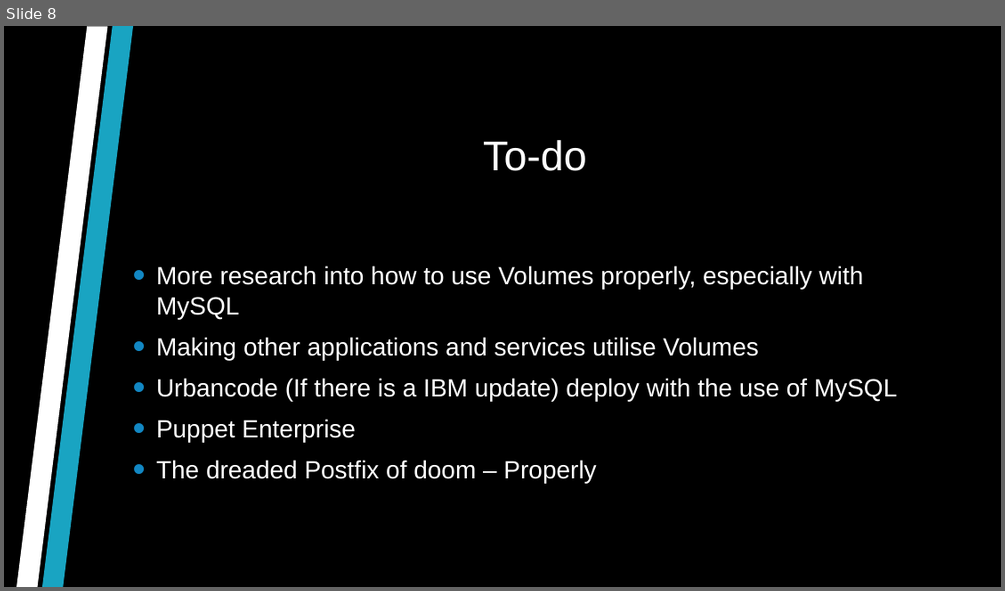
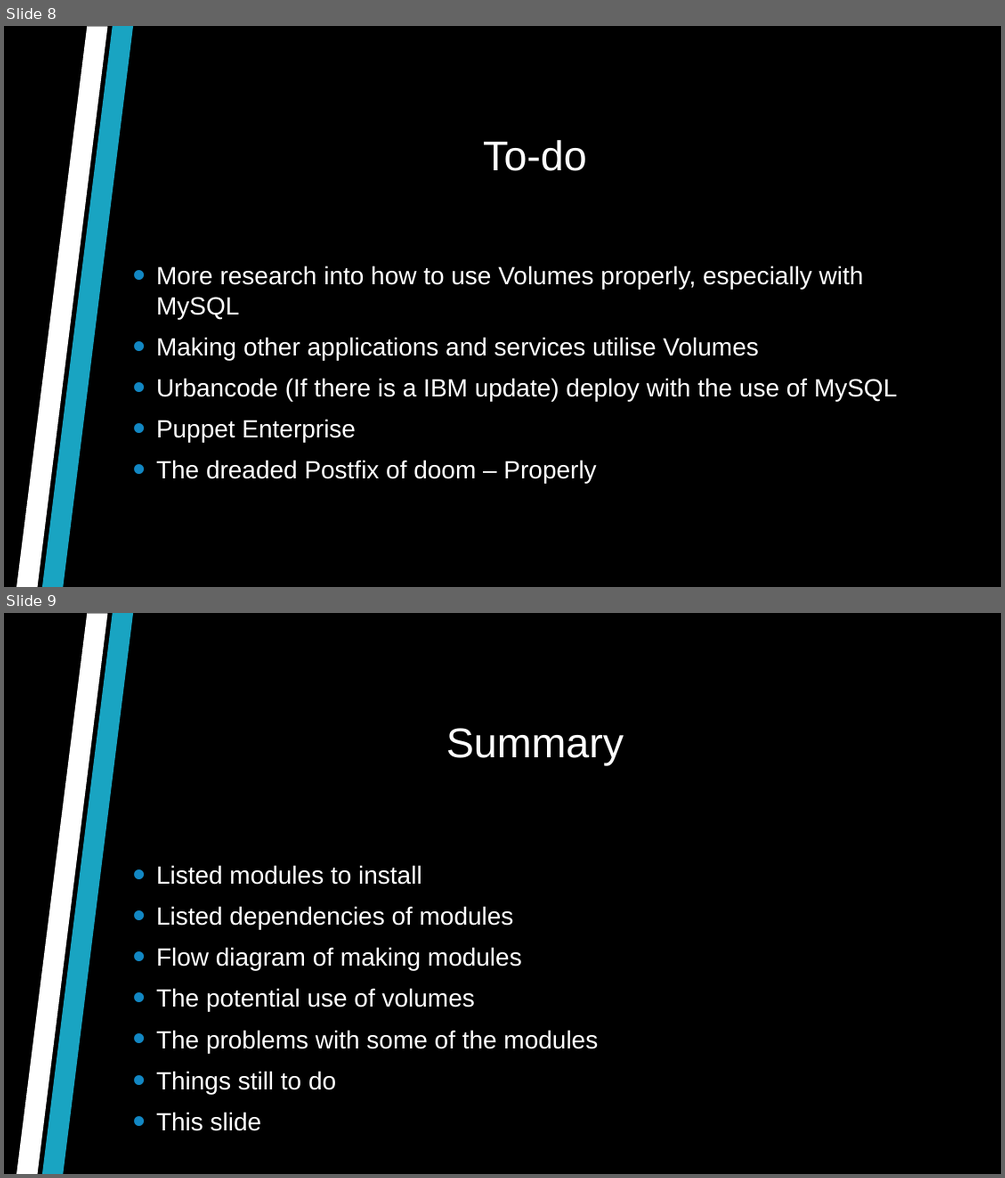
Before and after one commit to jcqac/docker-project, a slide deck: Presentation.pptx. Shown one above the other, each under a label of ours: slide 8 before the commit, slides 8 and 9 after it. The pictures are 1005x591 and 1005x1178 pixels, drawn with LibreOffice and Linux fonts; fonts in the diff are those of the drawing; background and template pictures are left out. Boxes give left, top, right and bottom in pixels: in the first picture for what was removed or moved away, otherwise in the second. Text is boxed around its words. In the diff, an @@ line names an element or a change of style, - is before the commit and + after.

Commit message:
22nd commit of Docker Project
Java, Jenkins, Jira, MySQL, Nexus, Postfix, Zabbix and Urvancode Deploy are now working

ToDo: update gitignore

```diff
--- a/Presentation.pptx
+++ b/Presentation.pptx
@@ slide 9 added at (x1=4, y1=613, x2=1001, y2=1174), background #000000; not listed: 2 template elements that a slide beside it also shows @@
@@ title added at (x1=446, y1=728, x2=623, y2=765), 40 pt, text #FFFFFF @@
+Summary
@@ text added at (x1=156, y1=865, x2=598, y2=1131), 24 pt, text #FFFFFF @@
+• Listed modules to install
+• Listed dependencies of modules
+• Flow diagram of making modules
+• The potential use of volumes
+• The problems with some of the modules
+• Things still to do
+• This slide
```
